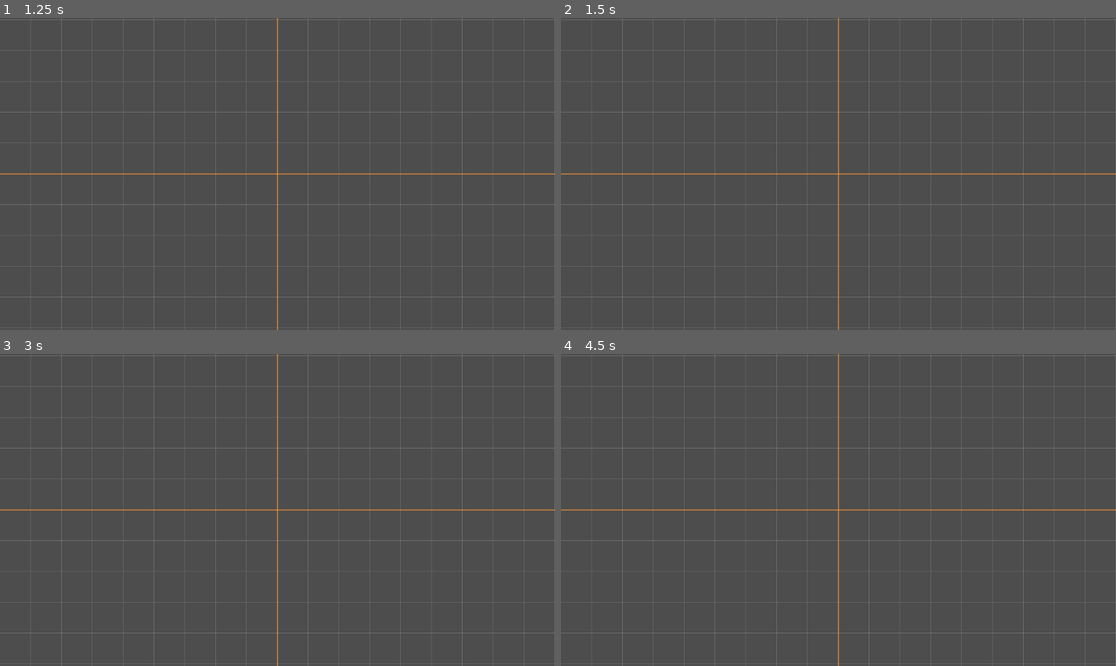
Above: before the commit, frames 1-4 (two rows, left to right).
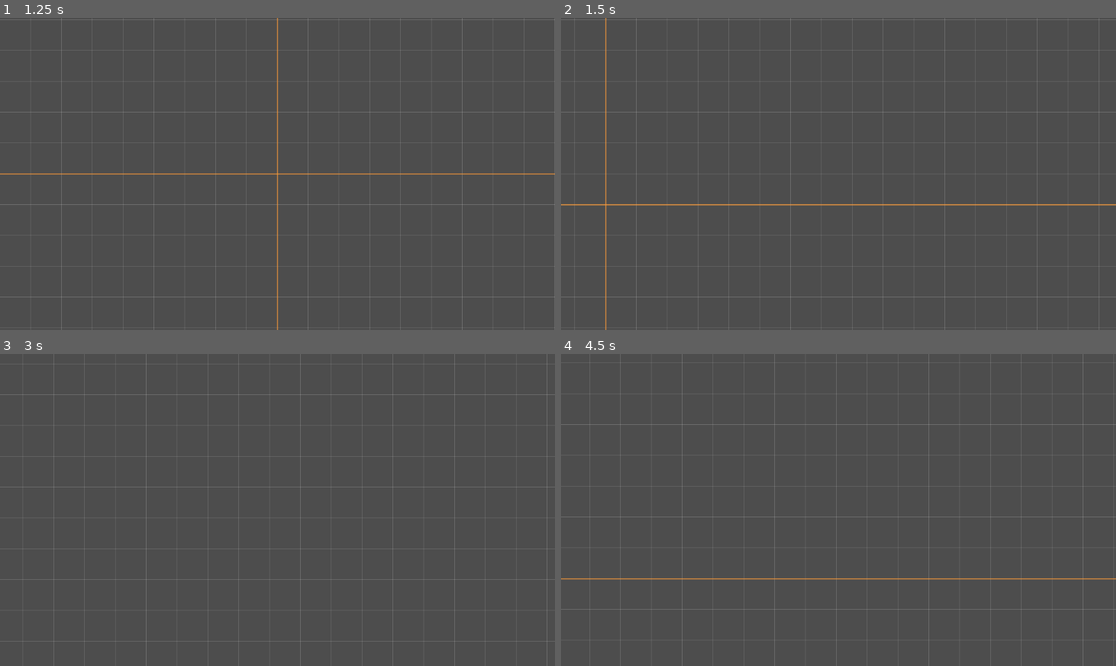
Above: after the commit, the same moments.

Repository: sleepyHolo/FastPizza
Game: Godot game, scene res://content/map.tscn
Two runs of this game, one before a commit and one after it. Both use one fixed random seed, a clock stepped at 60 frames per second and the inputs below. The project has no main scene, so this scene is started directly.
Inputs (mouse positions are in pixels of both pictures, inside the frame that each line leads up to):
- Up to frame 1 (1.25 s): tap Enter at 0.5 s; move the mouse to (399, 158) at 0.52 s; hold Middle mouse button (grab_move, bound only after the commit) from 0.53 s (still down); click (399, 158) at 0.67 s
- Up to frame 2 (1.5 s): tap Space at 1.25 s; move the mouse to (727, 189) at 1.27 s; release Middle mouse button (grab_move, bound only after the commit) at 1.28 s; click (727, 189) at 1.35 s
- Up to frame 3 (3 s): tap Enter at 2 s; move the mouse to (333, 441) at 2.02 s; hold Middle mouse button (grab_move, bound only after the commit) 2.03-2.78 s; click (333, 441) at 2.17 s; tap Space at 2.75 s; move the mouse to (249, 572) at 2.77 s; click (249, 572) at 2.85 s
- Up to frame 4 (4.5 s): tap Enter at 3.5 s; move the mouse to (1005, 556) at 3.52 s; hold Middle mouse button (grab_move, bound only after the commit) 3.53-4.28 s; click (1005, 556) at 3.67 s; tap Space at 4.25 s; move the mouse to (672, 463) at 4.27 s; click (672, 463) at 4.35 s

Frame 1 is identical in both runs. In frame 2, 3.1% of the frame differs, in the area x 0-100%, y 0-100%; in frame 3, 3.8%; in frame 4, 4.2%.

Commit message:
将Vector2到Vector2i的舍人逻辑改为floor

Diff:
--- a/content/map.tscn
+++ b/content/map.tscn
@@ -8,7 +8,7 @@
 
 [node name="PlayerCamera" parent="." unique_id=1350782308 instance=ExtResource("1_h3lc8")]
 
-[node name="Node2D" type="Node2D" parent="." unique_id=551459163]
+[node name="Grid" type="Node2D" parent="." unique_id=551459163]
 script = ExtResource("3_wdavf")
 cell_size = Vector2i(64, 64)
 
--- a/content/path_system/path_system.gd
+++ b/content/path_system/path_system.gd
@@ -56,5 +56,5 @@
         Settings.source_radius if is_source else Settings.sink_radius,
         Settings.debug_color,
         is_source,
-        Settings.sink_width
+        -1.0 if is_source else Settings.sink_width
     )
--- a/project.godot
+++ b/project.godot
@@ -18,11 +18,15 @@
 
 Settings="*uid://u8bha4qqcxmg"
 
+[editor_plugins]
+
+enabled=PackedStringArray("res://addons/Todo_Manager/plugin.cfg")
+
 [input]
 
 grab_move={
 "deadzone": 0.2,
-"events": [Object(InputEventMouseButton,"resource_local_to_s …(115 unchanged characters)… alse,"meta_pressed":false,"button_mask":1,"position":Vector2(159, 18),"global_position":Vector2(173, 91),"factor":1.0,"button_index":1,"canceled":false,"pressed":true,"double_click":false,"script":null)
+"events": [Object(InputEventMouseButton,"resource_local_to_s …(115 unchanged characters)… alse,"meta_pressed":false,"button_mask":4,"position":Vector2(0, 0),"global_position":Vector2(0, 0),"factor":1.0,"button_index":3,"canceled":false,"pressed":true,"double_click":false,"script":null)
 ]
 }
 
